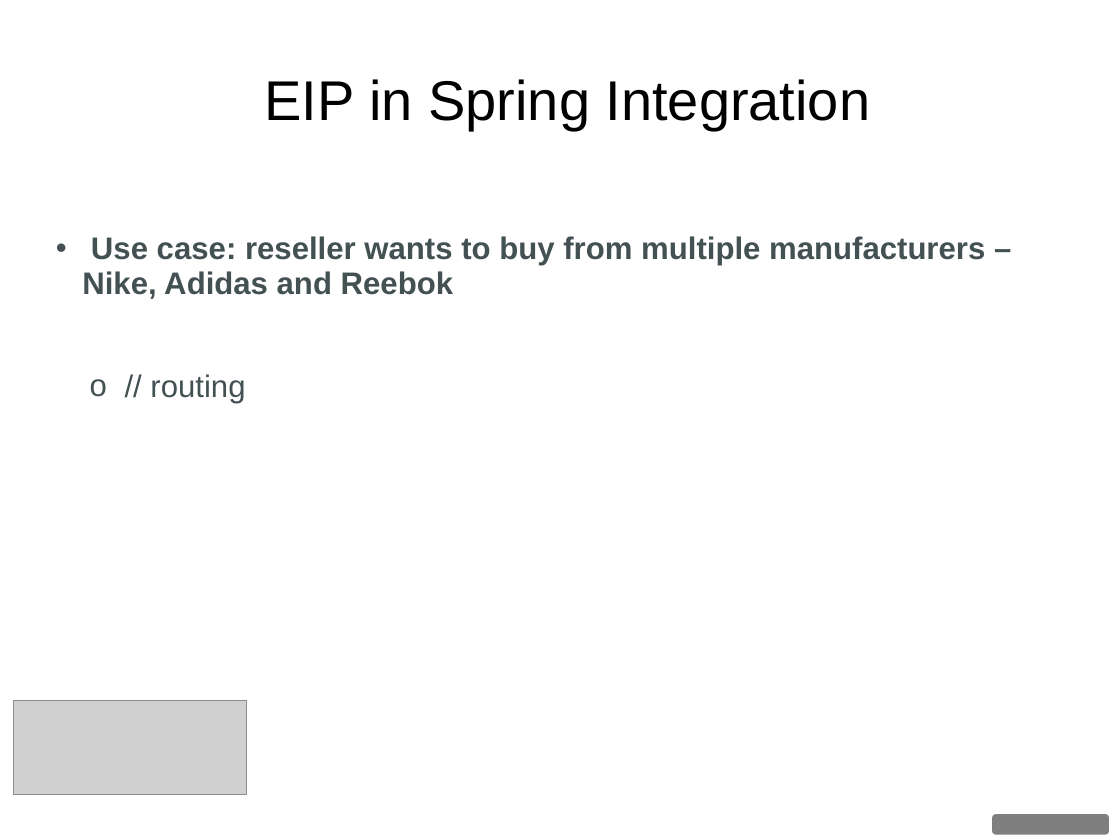
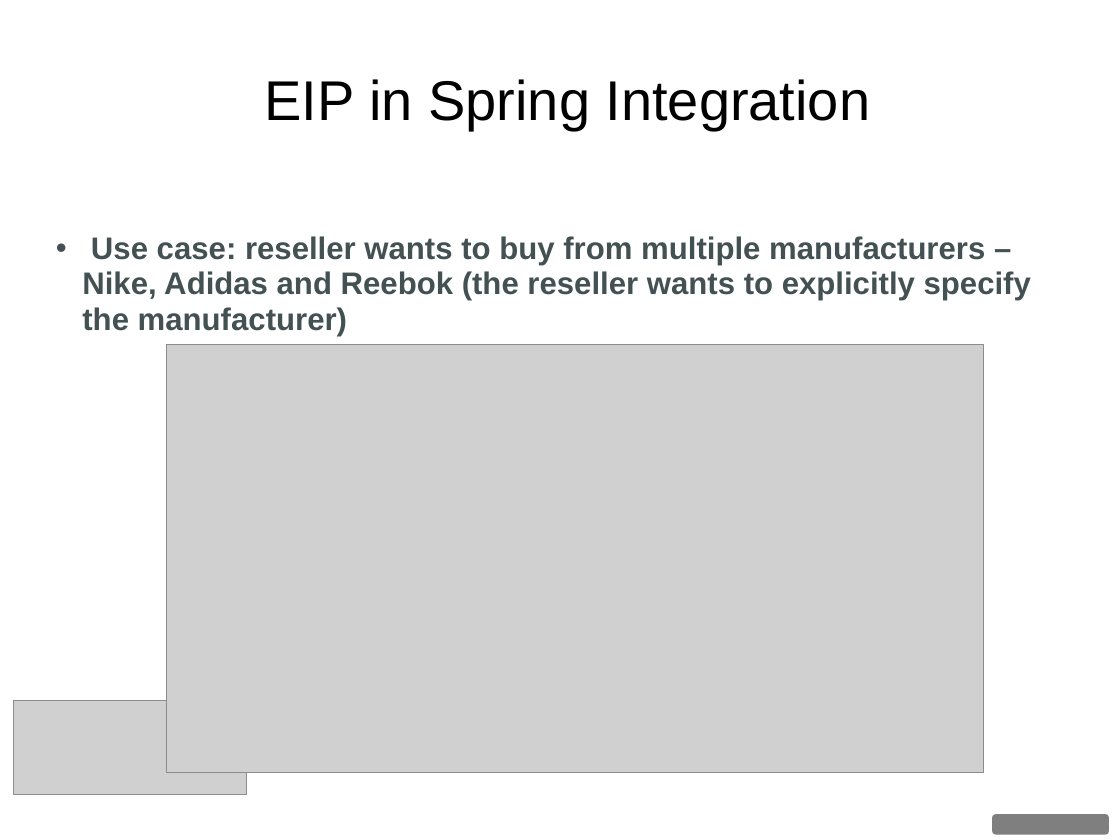
Before and after one commit to dgyordanov/springintegration, a slide deck: slide 49 of Spring_Integration.ppt (slide 48 before the commit). Drawn at 1120x840 pixels with LibreOffice and Linux fonts; fonts in the diff are those of the drawing; grey boxes stand for pictures; background and template pictures are left out. Boxes give left, top, right and bottom in pixels: in the first picture for what was removed or moved away, otherwise in the second. Text is boxed around its words. In the diff, an @@ line names an element or a change of style, - is before the commit and + after.

```diff
--- a/Spring_Integration.ppt
+++ b/Spring_Integration.ppt
@@ text at <box>82,236,1031,336</box>: text changed @@
-• Use case: reseller wants to buy from multiple manufacturers – Nike, Adidas and Reebok
-  o // routing
+• Use case: reseller wants to buy from multiple manufacturers – Nike, Adidas and Reebok (the reseller wants to explicitly specify the manufacturer)
@@ picture added at <box>167,345,983,773</box> @@
```
Also in this commit, not shown: 12 other slides changed, 1 slide added, 6 other files.
